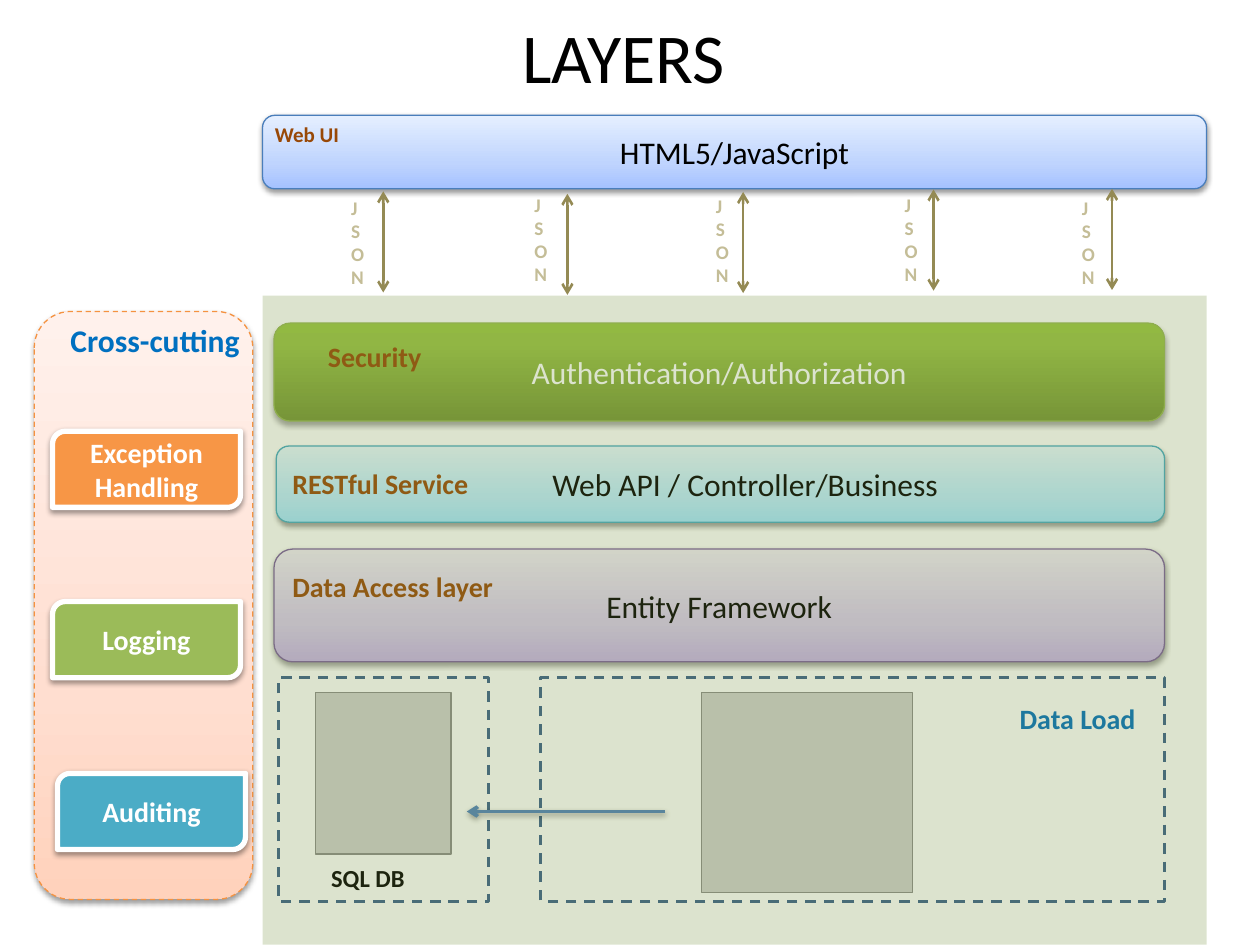
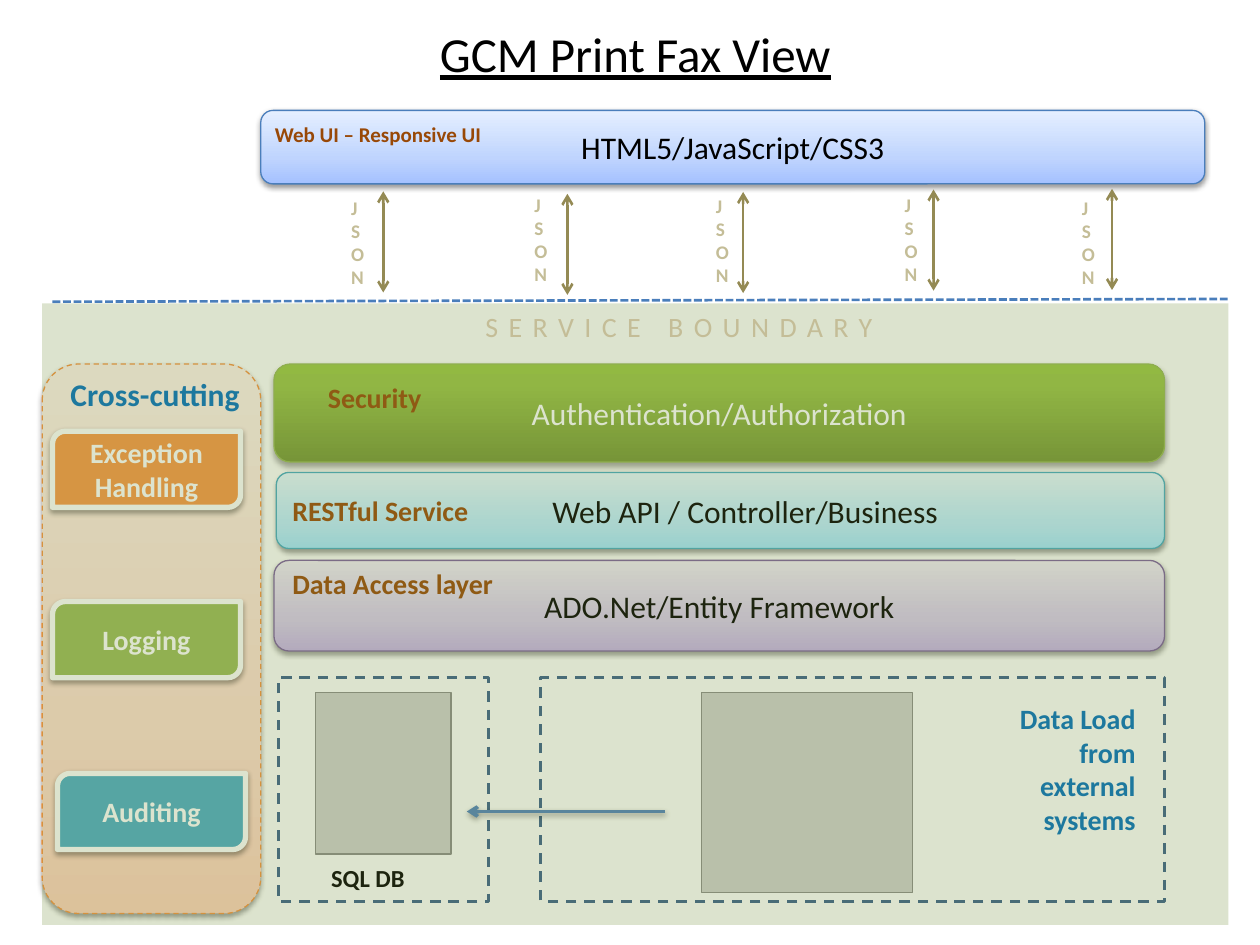
Before and after one commit to DCSGInterns/GUI, a slide deck: slide 1 of PPT/GCM UI.pptx. Drawn at 1260x945 pixels with LibreOffice and Linux fonts; fonts in the diff are those of the drawing; grey boxes stand for pictures. Boxes give left, top, right and bottom in pixels: in the first picture for what was removed or moved away, otherwise in the second. Text is boxed around its words. In the diff, an @@ line names an element or a change of style, - is before the commit and + after.

```diff
--- a/PPT/GCM UI.pptx
+++ b/PPT/GCM UI.pptx
@@ text at (440, 38, 830, 80): text changed; size 40 to 28 pt @@
-LAYERS
+GCM Print Fax View
@@ rounded rectangle "HTML5/JavaScript/CSS3": place and size @@
-rounded rectangle "HTML5/JavaScript/CSS3" at (262, 116, 1206, 189)
+rounded rectangle "HTML5/JavaScript/CSS3" at (261, 111, 1205, 184)
@@ text at (275, 127, 481, 146): text changed @@
-Web UI
+Web UI – Responsive UI
@@ text in rounded rectangle at (581, 137, 884, 164): text changed @@
-HTML5/JavaScript
+HTML5/JavaScript/CSS3
@@ line added from (53, 301) to (1228, 299), #4B7EBC 1.5 pt dashed @@
@@ rectangle: place and size @@
-rectangle at (262, 296, 1206, 945)
+rectangle at (42, 304, 1228, 925)
@@ text added at (485, 319, 872, 337), 16 pt, text #C4BD97 @@
+SERVICE BOUNDARY
@@ rounded rectangle: place and size @@
-rounded rectangle at (34, 311, 252, 900)
+rounded rectangle at (42, 364, 260, 914)
@@ text "Cross-cutting": place and size @@
-text "Cross-cutting" at (70, 330, 239, 358)
+text "Cross-cutting" at (70, 384, 239, 412)
@@ rounded rectangle "Authentication/Authorization": place and size @@
-rounded rectangle "Authentication/Authorization" at (273, 323, 1164, 421)
+rounded rectangle "Authentication/Authorization" at (273, 364, 1164, 462)
@@ text "Security": place and size @@
-text "Security" at (328, 347, 421, 371)
+text "Security" at (328, 388, 421, 412)
@@ rounded rectangle "Web API / Controller/Business": place and size @@
-rounded rectangle "Web API / Controller/Business" at (276, 446, 1164, 522)
+rounded rectangle "Web API / Controller/Business" at (276, 472, 1164, 548)
@@ text "RESTful Service": place and size @@
-text "RESTful Service" at (292, 474, 468, 494)
+text "RESTful Service" at (292, 501, 468, 521)
@@ rounded rectangle "ADO.Net/Entity Framework": place and size @@
-rounded rectangle "ADO.Net/Entity Framework" at (273, 549, 1164, 663)
+rounded rectangle "ADO.Net/Entity Framework" at (273, 561, 1164, 651)
@@ text in rounded rectangle at (544, 596, 895, 623): text changed @@
-Entity Framework
+ADO.Net/Entity Framework
@@ text at (1020, 709, 1136, 835): text changed @@
-Data Load
+Data Load from external systems
```
Also in this commit, not shown: 1 slide removed.
